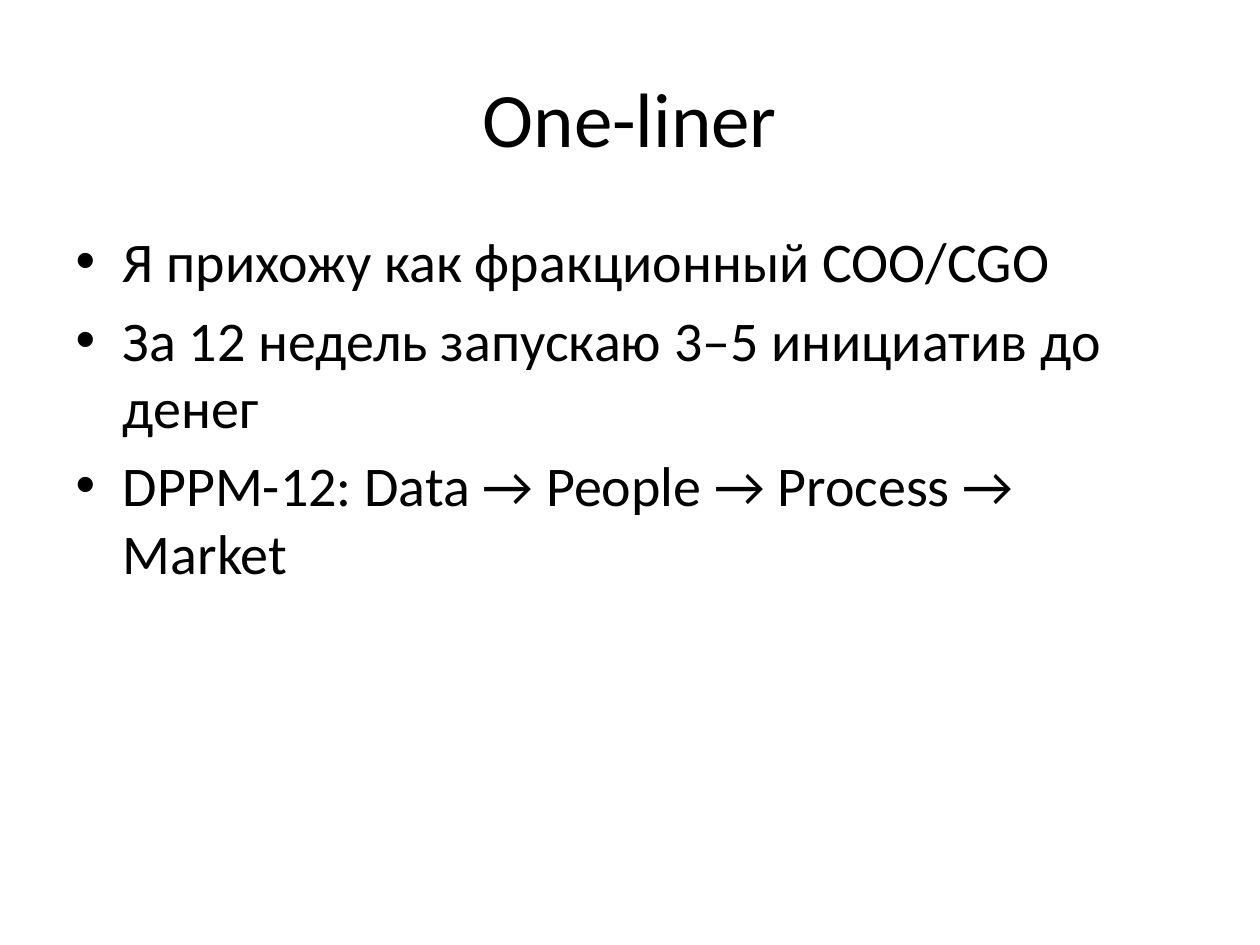
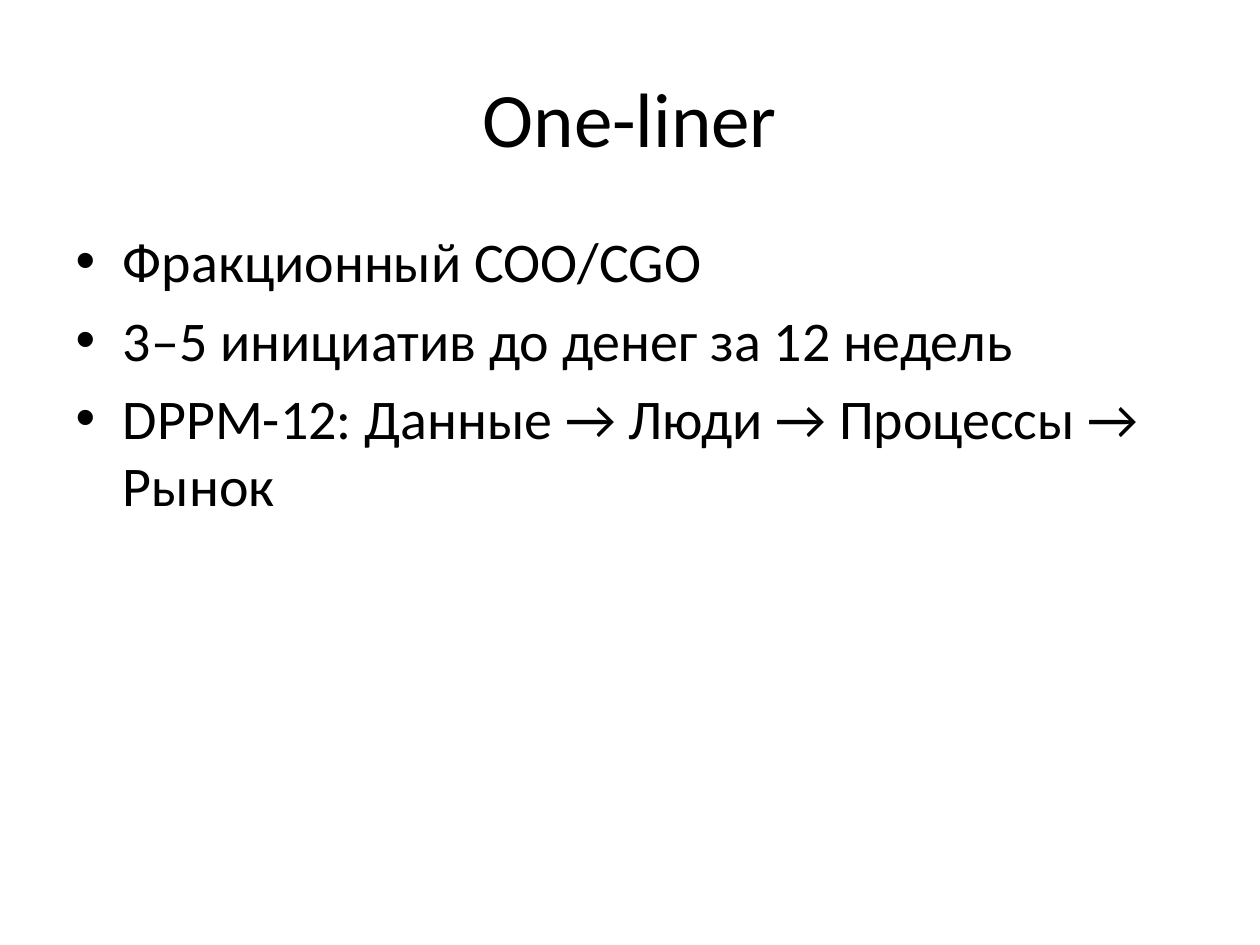
Before and after one commit to Vildia/CFG-consulting, a slide deck: slide 3 of downloads/CFG_PitchDeck.pptx. Drawn at 1260x945 pixels with LibreOffice and Linux fonts; fonts in the diff are those of the drawing. Boxes give left, top, right and bottom in pixels: in the first picture for what was removed or moved away, otherwise in the second. Text is boxed around its words. In the diff, an @@ line names an element or a change of style, - is before the commit and + after.

```diff
--- a/downloads/CFG_PitchDeck.pptx
+++ b/downloads/CFG_PitchDeck.pptx
@@ text at (123, 243, 1075, 507): text changed @@
-• Я прихожу как фракционный COO/CGO
-• За 12 недель запускаю 3–5 инициатив до денег
-• DPPM-12: Data → People → Process → Market
+• Фракционный COO/CGO
+• 3–5 инициатив до денег за 12 недель
+• DPPM-12: Данные → Люди → Процессы → Рынок
```
Also in this commit, not shown: 4 other slides changed, 3 slides removed, 12 other files.
